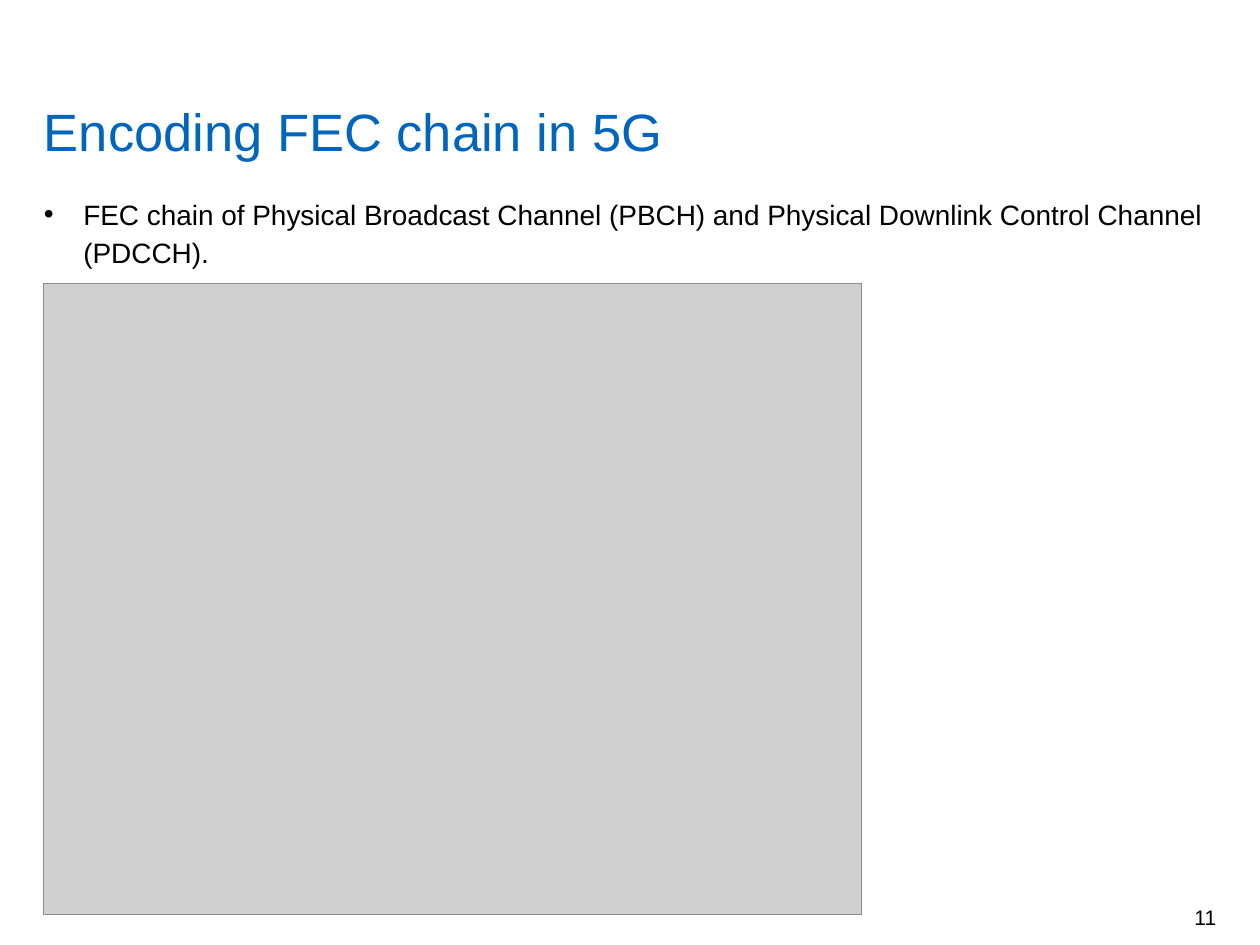
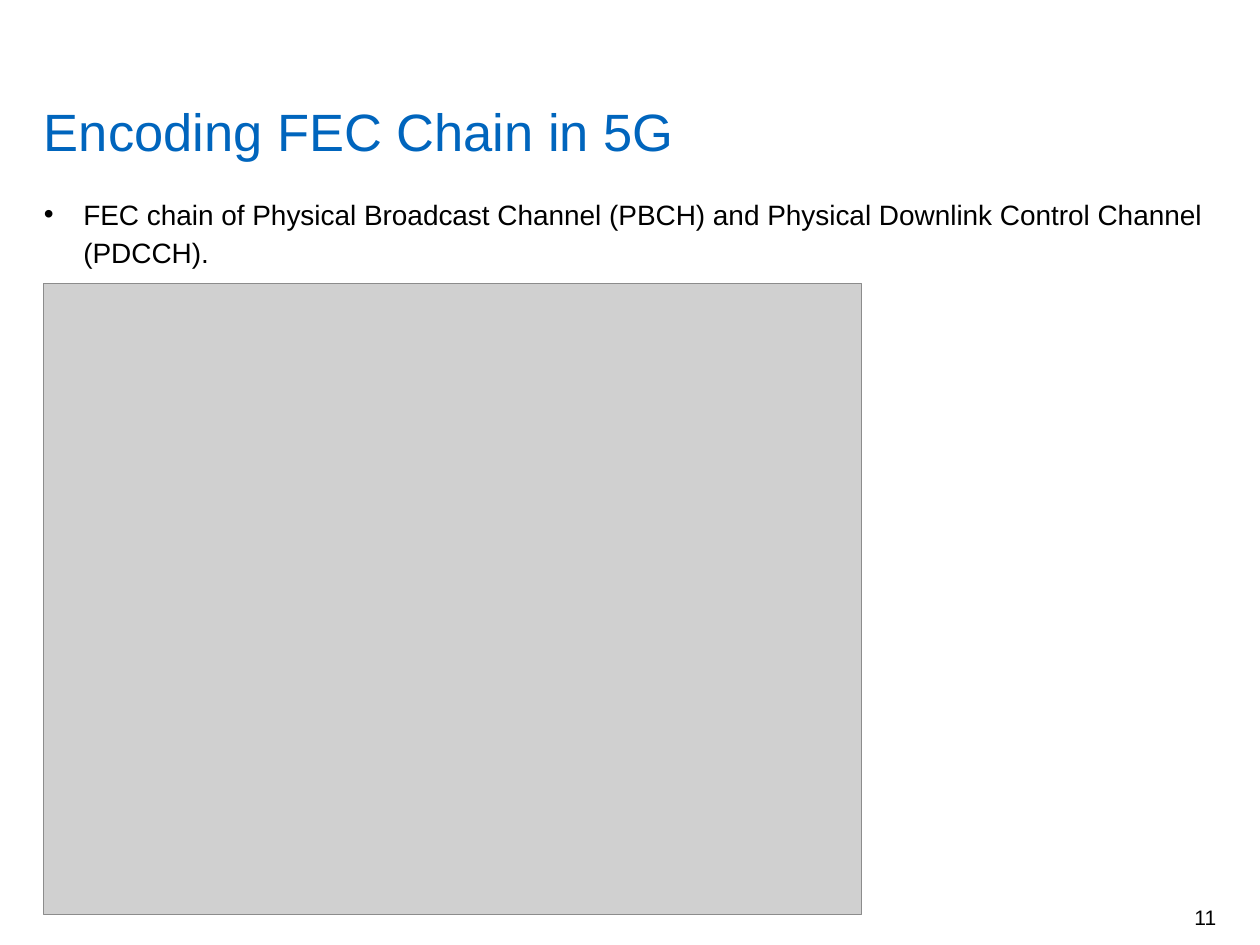
Before and after one commit to yadhu1961/thesis_5GPolorCodes, a slide deck: slide 11 of final_presentation/finalPpt1.4.pptx. Drawn at 1260x945 pixels with LibreOffice and Linux fonts; fonts in the diff are those of the drawing; grey boxes stand for pictures; background and template pictures are left out. Boxes give left, top, right and bottom in pixels: in the first picture for what was removed or moved away, otherwise in the second. Text is boxed around its words. In the diff, an @@ line names an element or a change of style, - is before the commit and + after.

```diff
--- a/final_presentation/finalPpt1.4.pptx
+++ b/final_presentation/finalPpt1.4.pptx
@@ title at [44,113,674,162]: text changed @@
-Encoding FEC chain in 5G
+Encoding FEC Chain in 5G
```
Also in this commit, not shown: 19 other slides changed.
